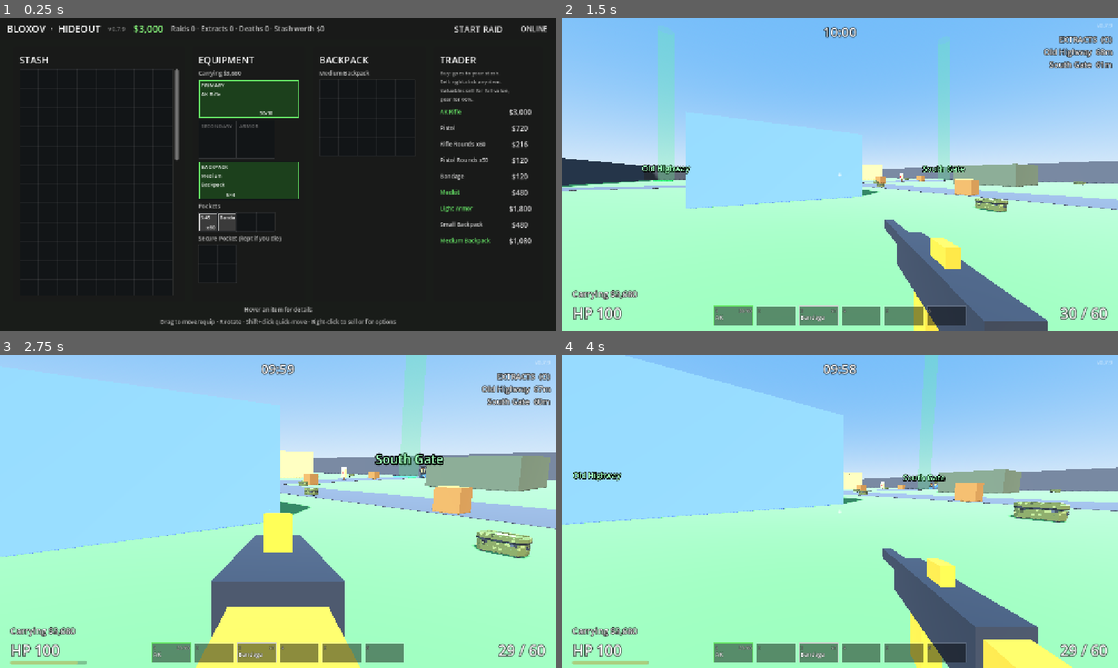
Above: before the commit, frames 1-4 (two rows, left to right).
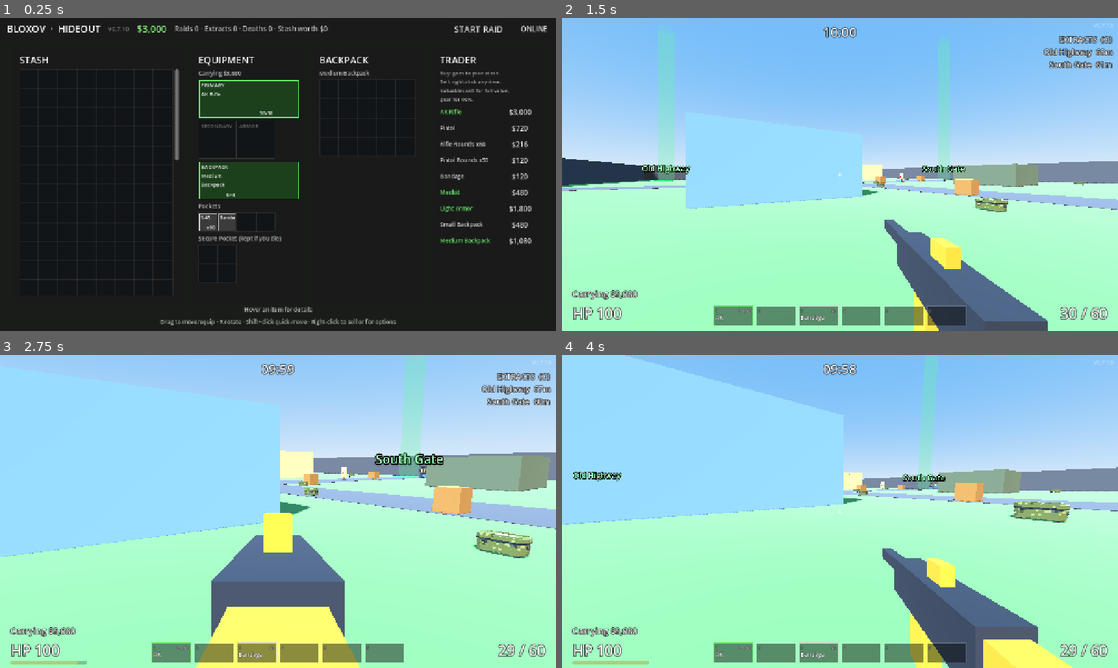
Above: after the commit, the same moments.

Repository: TavishHanda/Bloxov
Game: Godot game, scene res://scenes/hideout.tscn
The game is run twice, just before and just after one commit, with the same random seed, the same clock (stepped at 60 frames per second) and the same inputs. Sound files missing from this copy of the repository are replaced by a short silence.
Inputs (mouse positions are in pixels of both pictures, inside the frame that each line leads up to):
- Up to frame 1 (0.25 s): no input
- Up to frame 2 (1.5 s): click "START RAID" at 0.5 s; click "PLAY" at 1.25 s
- Up to frame 3 (2.75 s): tap Enter at 2 s; move the mouse to (305, 511) at 2.02 s; hold W (move_forward) from 2.03 s (still down); hold Right mouse button (aim) from 2.03 s (still down); click (305, 511) at 2.17 s; tap Space (jump) at 2.27 s
- Up to frame 4 (4 s): keep holding W (move_forward); move the mouse to (812, 511) at 2.77 s; release Right mouse button (aim) at 2.78 s; tap C (crouch) at 2.85 s; tap Space (jump) at 3.02 s; move the mouse to (851, 505) at 3.52 s; hold O (extracts) from 3.53 s (still down)

The runs differ from the first frame. In frame 1, 0.4% of the frame differs, in the area x 22-59%, y 2-5%; in frame 2, less than 0.1%; in frame 3, less than 0.1%; in frame 4, less than 0.1%.

Commit message:
v0.7.10: owner's Raider models as their own version; spawn test accepts a first-Raider duo (fixes CI)

Diff:
--- a/project.godot
+++ b/project.godot
@@ -12,7 +12,7 @@
 
 config/name="Bloxov"
 config/description="Blocky voxel extraction shooter."
-config/version="0.7.9"
+config/version="0.7.10"
 run/main_scene="res://scenes/hideout.tscn"
 config/features=PackedStringArray("4.5", "GL Compatibility")
 
--- a/tests/smoke_test.gd
+++ b/tests/smoke_test.gd
@@ -1438,7 +1438,8 @@
 				enemy.remove_from_group("enemies")
 				enemy.queue_free()
 	_check(raiders_at["scavs_30"] == 3, "no extra scavs in the first 20 s")
-	_check(raiders_at[110] == 0 and raiders_at[125] == 1, "the first Raider arrives around minute 2")
+	# (1, or 2 if it came as a duo: 15% of Raiders bring a partner.)
+	_check(raiders_at[110] == 0 and raiders_at[125] in [1, 2], "the first Raider arrives around minute 2 (%d)" % raiders_at[125])
 	_check(spawner.scavs_spawned == spawner.scav_budget and spawner.raiders_spawned == spawner.raider_budget,
 		"over a whole raid: exactly %d scavs and %d Raiders (%d, %d)" % [spawner.scav_budget, spawner.raider_budget, spawner.scavs_spawned, spawner.raiders_spawned])
 	spawner.queue_free()
Not shown, changed: CHANGELOG.md
Not shown, changed: docs/ART_SPEC.md
Not shown, changed: docs/BACKLOG.md
Not shown, changed: docs/SCAVS_PLAN.md
